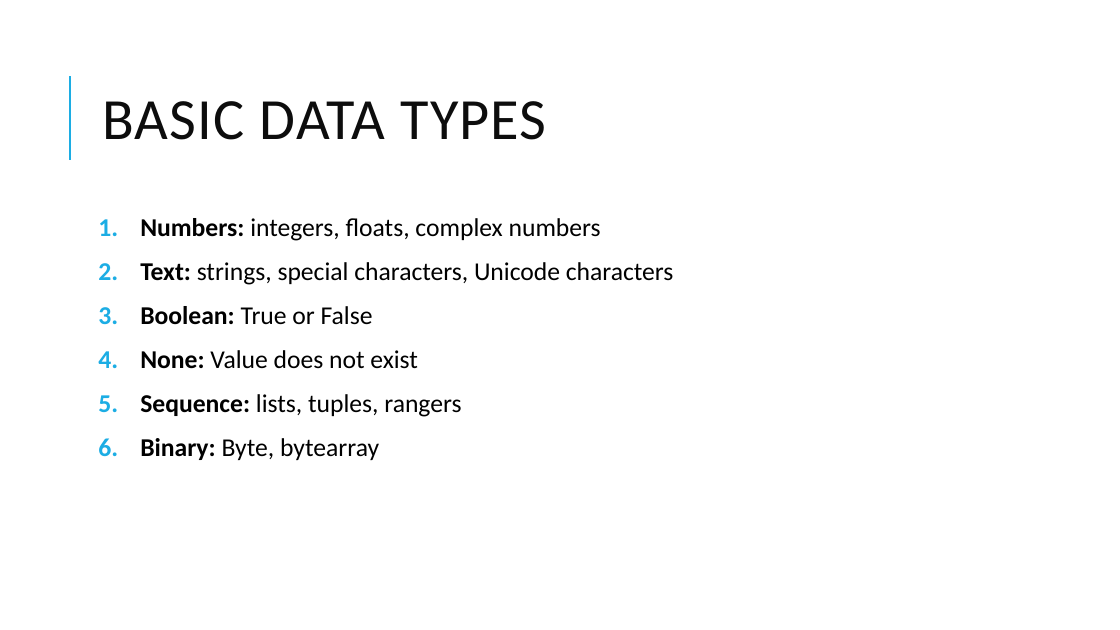
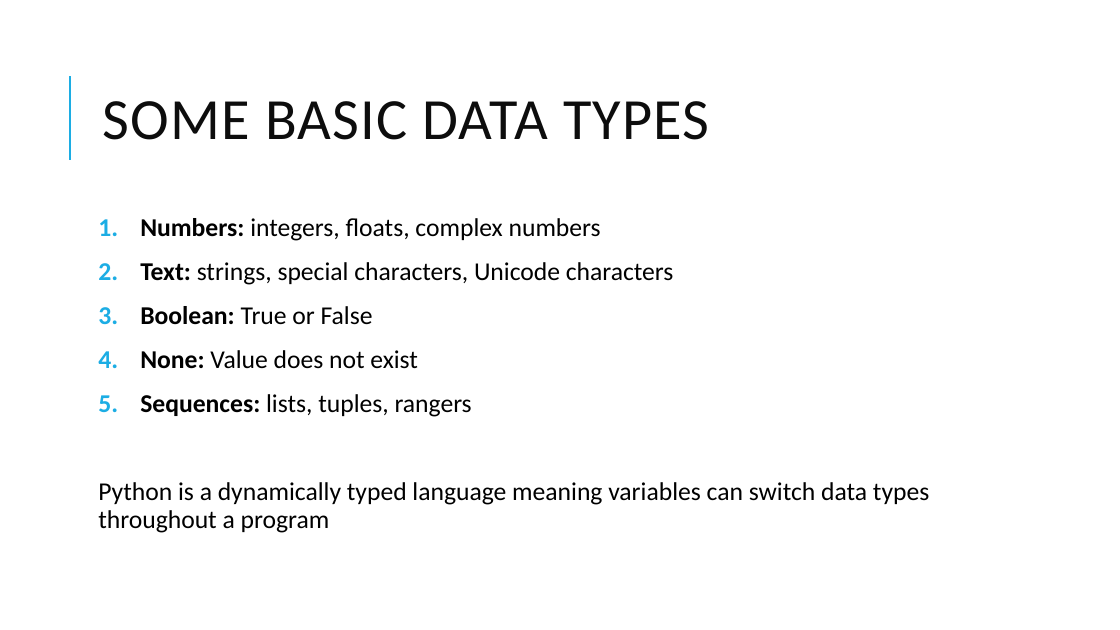
Before and after one commit to eicandanedo/python101, a slide deck: slide 7 of 1. Input Output/Lessons/Introduction to Python 1.pptx. Drawn at 1120x630 pixels with LibreOffice and Linux fonts; fonts in the diff are those of the drawing. Boxes give left, top, right and bottom in pixels: in the first picture for what was removed or moved away, otherwise in the second. Text is boxed around its words. In the diff, an @@ line names an element or a change of style, - is before the commit and + after.

```diff
--- a/1. Input Output/Lessons/Introduction to Python 1.pptx
+++ b/1. Input Output/Lessons/Introduction to Python 1.pptx
@@ title at (102,101,709,140): text changed @@
-BASIC DATA TYPES
+SOME BASIC DATA TYPES
@@ text at (98,394,929,533): text changed @@
-5. Sequence: lists, tuples, rangers
-6. Binary: Byte, bytearray
+5. Sequences: lists, tuples, rangers
+Python is a dynamically typed language meaning variables can switch data types throughout a program
```
Also in this commit, not shown: 6 other slides changed, 1 slide removed.
